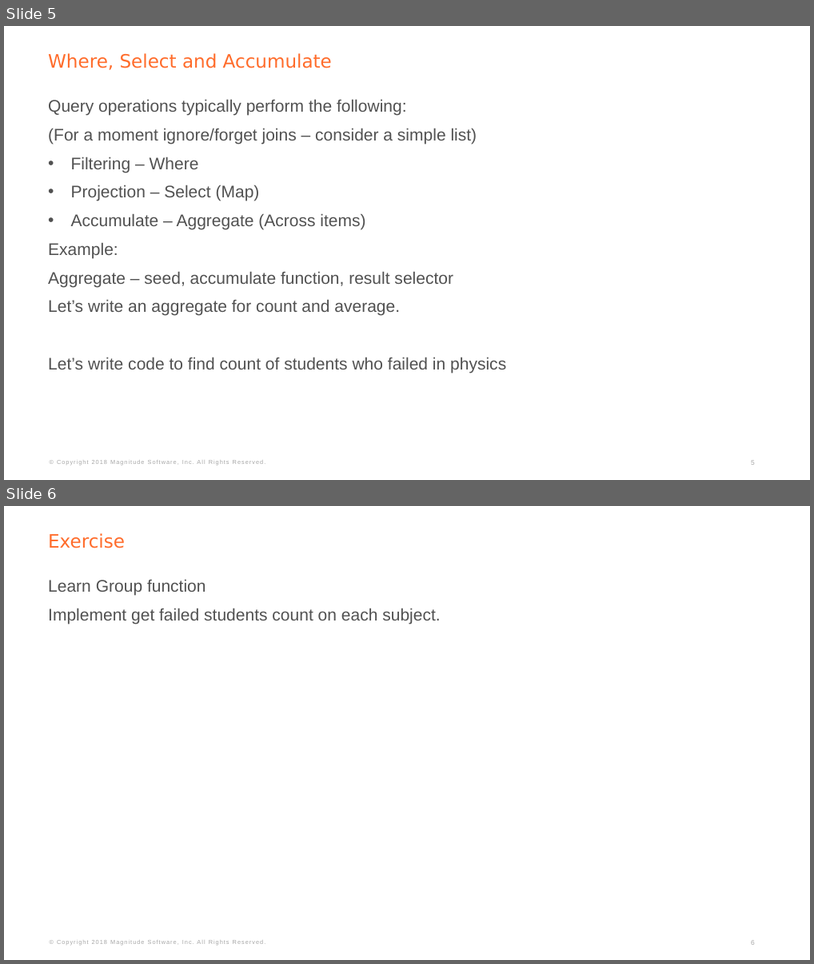
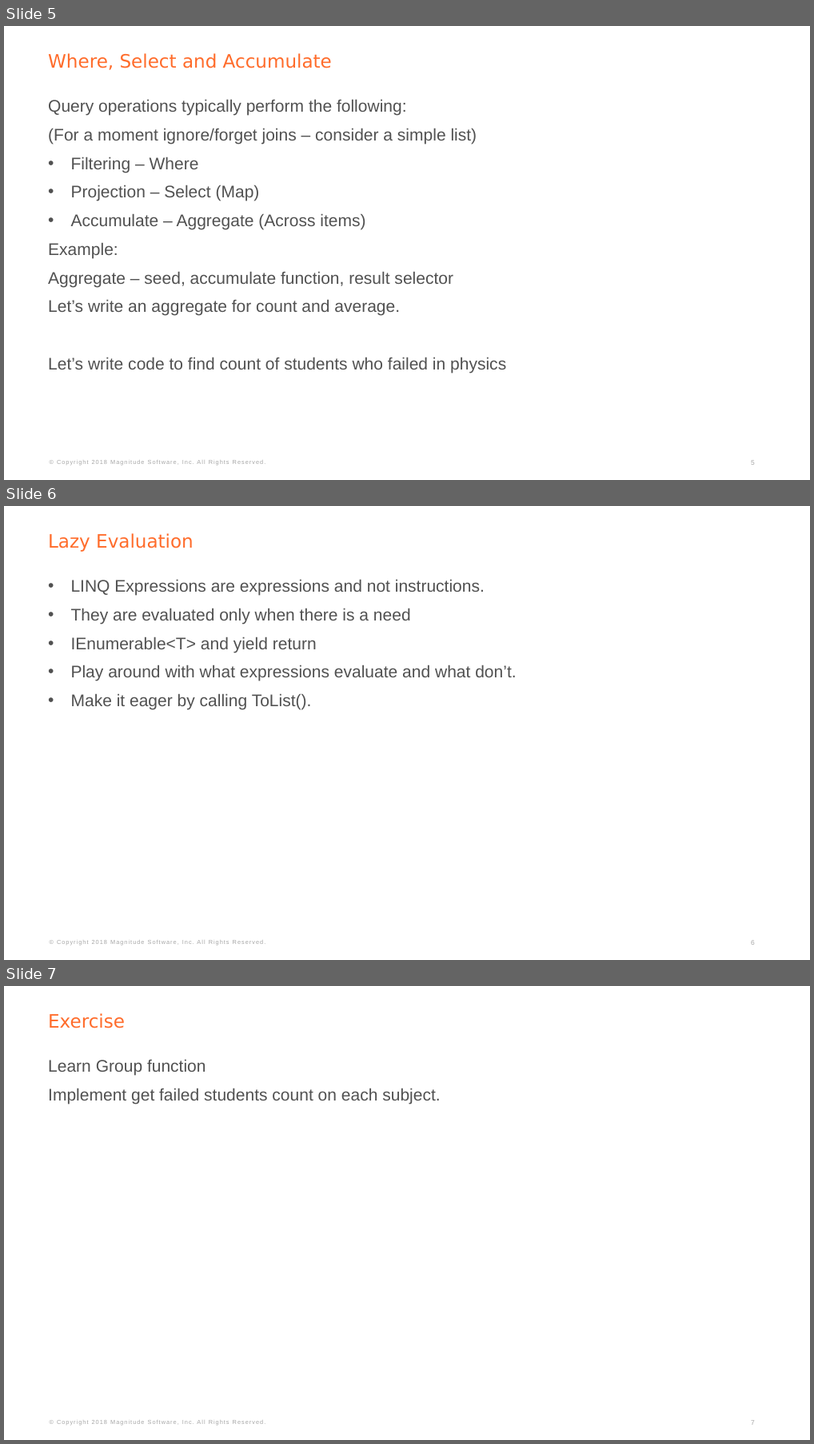
Before and after one commit to gsrinath/cs-lambda, a slide deck: Lambdas.pptx. Shown one above the other, each under a label of ours: slides 5 and 6 before the commit, slides 5, 6 and 7 after it. The pictures are 814x964 and 814x1444 pixels, drawn with LibreOffice and Linux fonts; fonts in the diff are those of the drawing; background and template pictures are left out. Boxes give left, top, right and bottom in pixels: in the first picture for what was removed or moved away, otherwise in the second. Text is boxed around its words. In the diff, an @@ line names an element or a change of style, - is before the commit and + after.

Commit message:
Added IEnumerable<T> example and slide for it.

```diff
--- a/Lambdas.pptx
+++ b/Lambdas.pptx
@@ slide 6 added at [4,506,810,960], background #FFFFFF; not listed: 2 template elements that a slide beside it also shows @@
@@ text added at [48,533,194,552], 22 pt, text #FF6C2B @@
+Lazy Evaluation
@@ text added at [71,579,516,710], 20 pt, text #515151 @@
+• LINQ Expressions are expressions and not instructions.
+• They are evaluated only when there is a need
+• IEnumerable<T> and yield return
+• Play around with what expressions evaluate and what don’t.
+• Make it eager by calling ToList().
@@ what was slide 6 is now slide 7 @@
@@ page number at [751,1420,755,1424]: text changed @@
-6
+7
```
Also in this commit, not shown: 4 other files.
